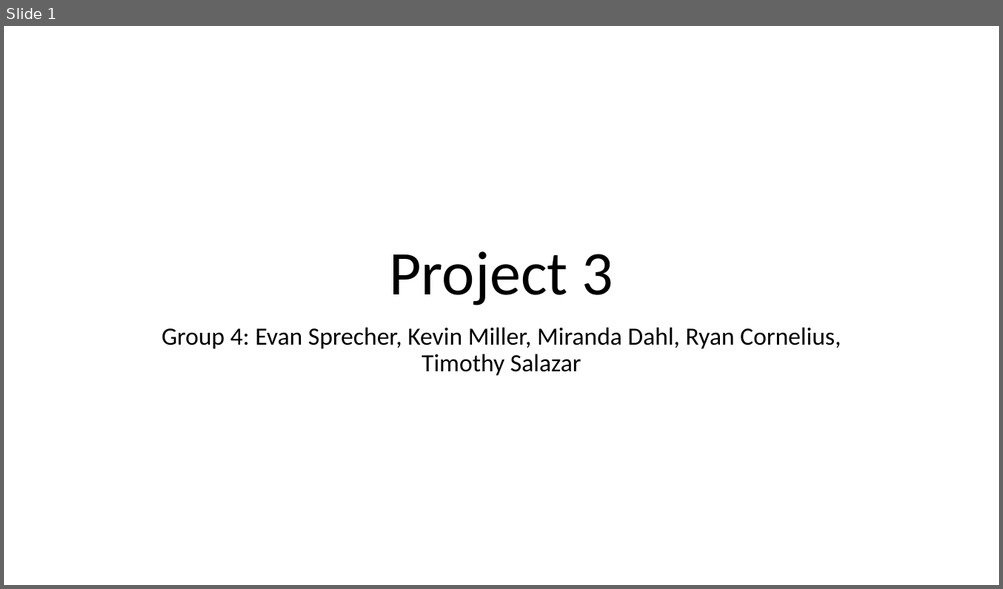
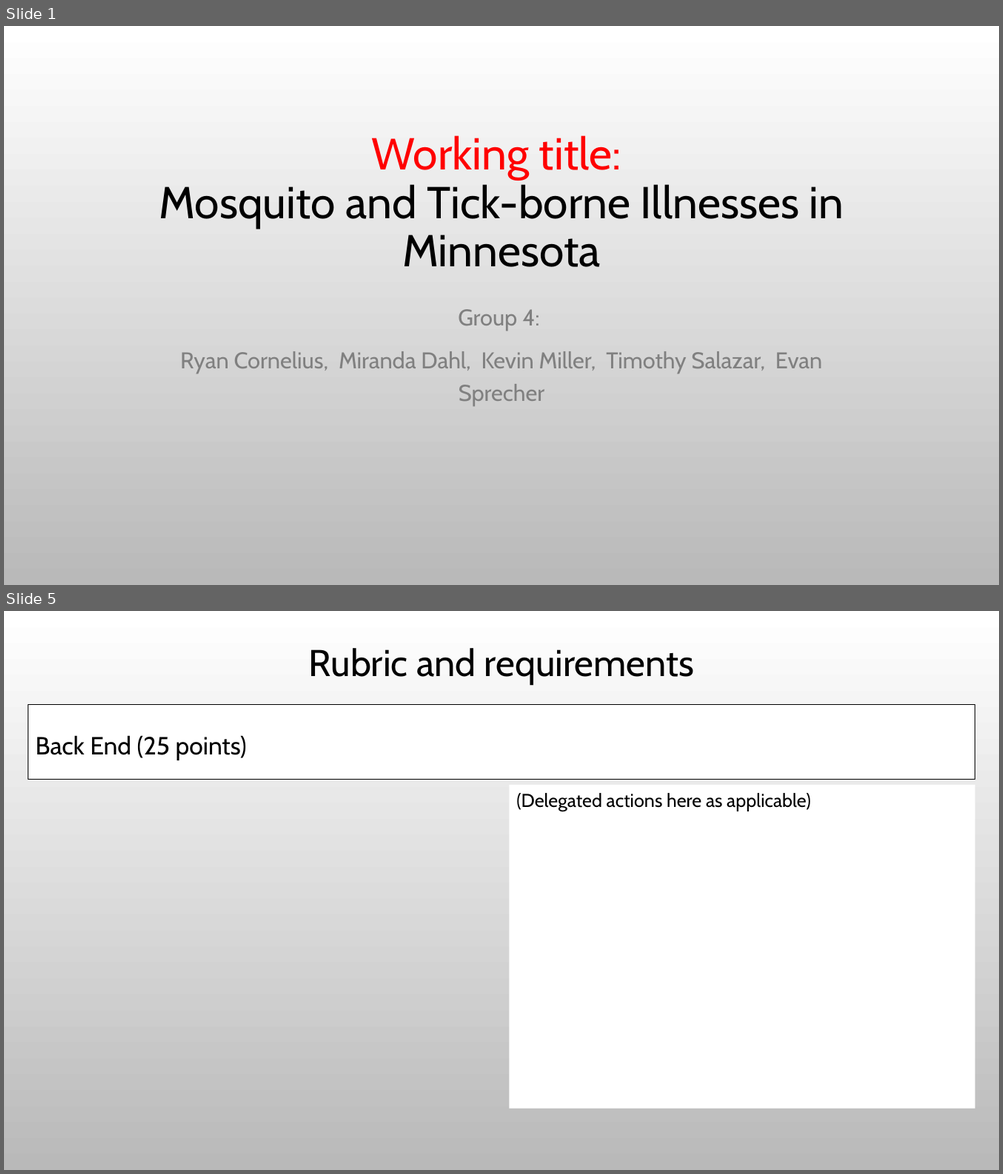
Before and after one commit to Evdawg/Project_3_Mosquito-borne_Diseases, a slide deck: Project_3_proposal.pptx. Shown one above the other, each under a label of ours: slide 1 before the commit, slides 1 and 5 after it; the slides between them are not shown. The pictures are 1003x589 and 1003x1174 pixels, drawn with LibreOffice and Linux fonts; fonts in the diff are those of the drawing; background and template pictures are left out. Boxes give left, top, right and bottom in pixels: in the first picture for what was removed or moved away, otherwise in the second. Text is boxed around its words. In the diff, an @@ line names an element or a change of style, - is before the commit and + after.

```diff
--- a/Project_3_proposal.pptx
+++ b/Project_3_proposal.pptx
@@ slide 5 added at <box>4,611,999,1170</box>, background picture (left out) @@
@@ title added at <box>309,648,694,684</box>, 36 pt, text #000000 @@
+Rubric and requirements
@@ text added at <box>28,705,976,780</box>, fill #FFFFFF, outline #000000 0.75 pt, 24 pt, text #000000 @@
+Back End (25 points)
@@ rectangle added at <box>509,785,975,1109</box>, fill #FFFFFF, 18 pt, text #000000 @@
+(Delegated actions here as applicable)
@@ slide 1 changed as well @@
@@ background #FFFFFF to picture (left out) @@
@@ title at <box>159,136,844,267</box>: text changed; size 60 to 43.2 pt; font Calibri to Cabin @@
-Project 3
+Working title:
+Mosquito and Tick-borne Illnesses in Minnesota
@@ subtitle at <box>180,309,822,406</box>: text changed; size 24 to 22 pt; font Calibri to Cabin; text colour #000000 to #808080 @@
-Group 4: Evan Sprecher, Kevin Miller, Miranda Dahl, Ryan Cornelius, Timothy Salazar
+Group 4:
+Ryan Cornelius, Miranda Dahl, Kevin Miller, Timothy Salazar, Evan Sprecher
```
Also in this commit, not shown: 2 other slides changed, 3 other slides added, 2 slides removed.
